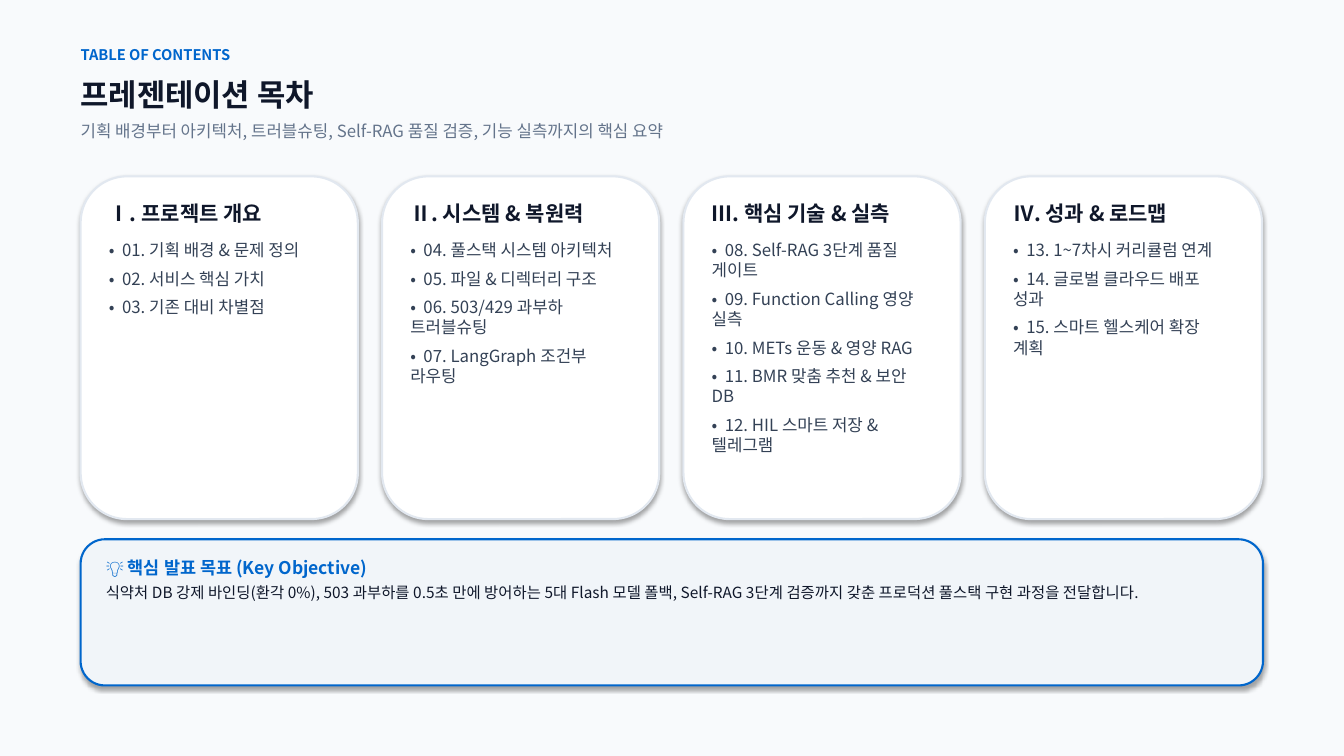
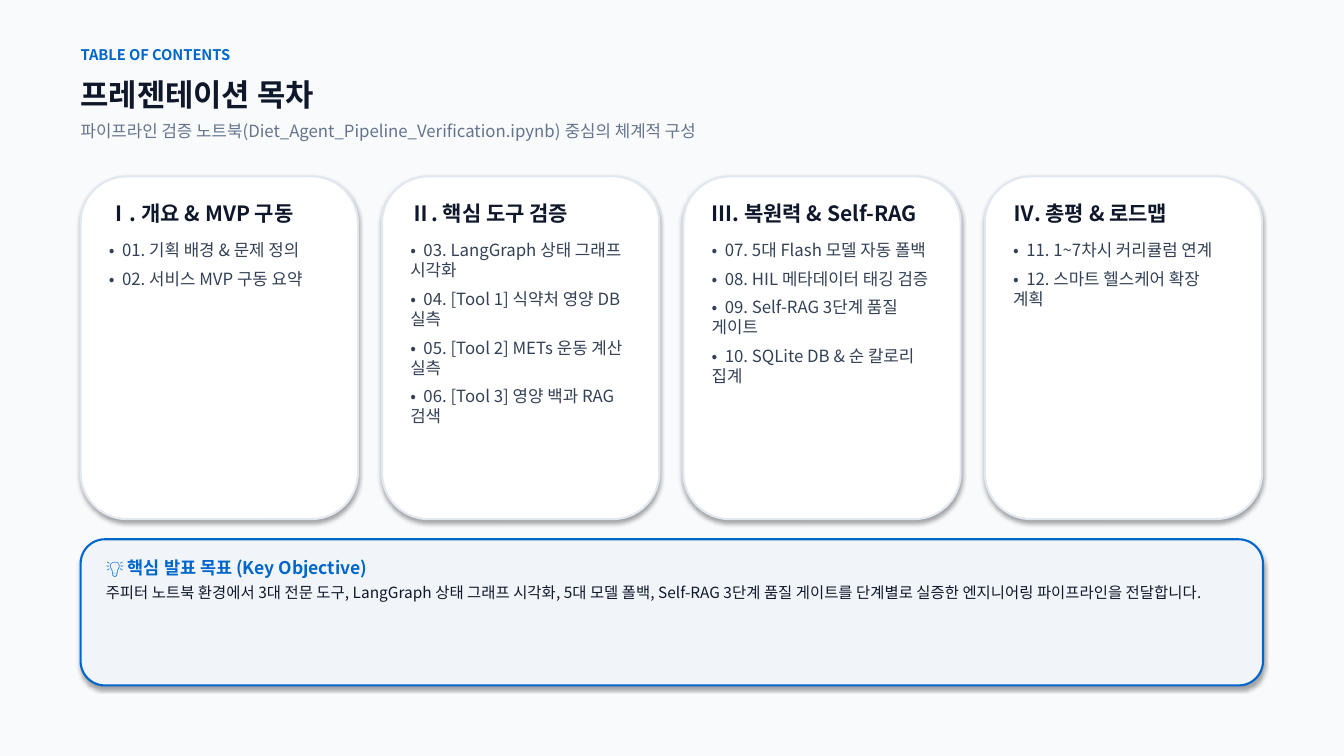
Before and after one commit to rye6837-web/impossible_to_get_lost_my_weight, a slide deck: slide 2 of AI_Diet_Coach_Presentation.pptx. Drawn at 1344x756 pixels with LibreOffice and Linux fonts; fonts in the diff are those of the drawing. Boxes give left, top, right and bottom in pixels: in the first picture for what was removed or moved away, otherwise in the second. Text is boxed around its words. In the diff, an @@ line names an element or a change of style, - is before the commit and + after.

```diff
--- a/AI_Diet_Coach_Presentation.pptx
+++ b/AI_Diet_Coach_Presentation.pptx
@@ text at box(81, 123, 696, 141): text changed @@
-기획 배경부터 아키텍처, 트러블슈팅, Self-RAG 품질 검증, 기능 실측까지의 핵심 요약
+파이프라인 검증 노트북(Diet_Agent_Pipeline_Verification.ipynb) 중심의 체계적 구성
@@ text at box(109, 203, 294, 223): text changed @@
-Ⅰ. 프로젝트 개요
+Ⅰ. 개요 & MVP 구동
@@ text at box(410, 203, 622, 424): text changed @@
-Ⅱ. 시스템 & 복원력
-• 04. 풀스택 시스템 아키텍처
-• 05. 파일 & 디렉터리 구조
-• 06. 503/429 과부하 트러블슈팅
-• 07. LangGraph 조건부 라우팅
+Ⅱ. 핵심 도구 검증
+• 03. LangGraph 상태 그래프 시각화
+• 04. [Tool 1] 식약처 영양 DB 실측
+• 05. [Tool 2] METs 운동 계산 실측
+• 06. [Tool 3] 영양 백과 RAG 검색
@@ text at box(712, 203, 929, 384): text changed @@
-Ⅲ. 핵심 기술 & 실측
-• 08. Self-RAG 3단계 품질 게이트
-• 09. Function Calling 영양 실측
-• 10. METs 운동 & 영양 RAG
-• 11. BMR 맞춤 추천 & 보안 DB
-• 12. HIL 스마트 저장 & 텔레그램
+Ⅲ. 복원력 & Self-RAG
+• 07. 5대 Flash 모델 자동 폴백
+• 08. HIL 메타데이터 태깅 검증
+• 09. Self-RAG 3단계 품질 게이트
+• 10. SQLite DB & 순 칼로리 집계
@@ text at box(1013, 203, 1212, 307): text changed @@
-Ⅳ. 성과 & 로드맵
-• 13. 1~7차시 커리큘럼 연계
-• 14. 글로벌 클라우드 배포 성과
-• 15. 스마트 헬스케어 확장 계획
+Ⅳ. 총평 & 로드맵
+• 11. 1~7차시 커리큘럼 연계
+• 12. 스마트 헬스케어 확장 계획
@@ text at box(122, 271, 303, 287): text changed @@
-• 02. 서비스 핵심 가치
-• 03. 기존 대비 차별점
+• 02. 서비스 MVP 구동 요약
@@ text at box(106, 585, 1202, 602): text changed @@
-식약처 DB 강제 바인딩(환각 0%), 503 과부하를 0.5초 만에 방어하는 5대 Flash 모델 폴백, Self-RAG 3단계 검증까지 갖춘 프로덕션 풀스택 구현 과정을 전달합니다.
+주피터 노트북 환경에서 3대 전문 도구, LangGraph 상태 그래프 시각화, 5대 모델 폴백, Self-RAG 3단계 품질 게이트를 단계별로 실증한 엔지니어링 파이프라인을 전달합니다.
```
Also in this commit, not shown: 10 other slides changed, 1 slide added, 2 slides removed, 2 other files.
